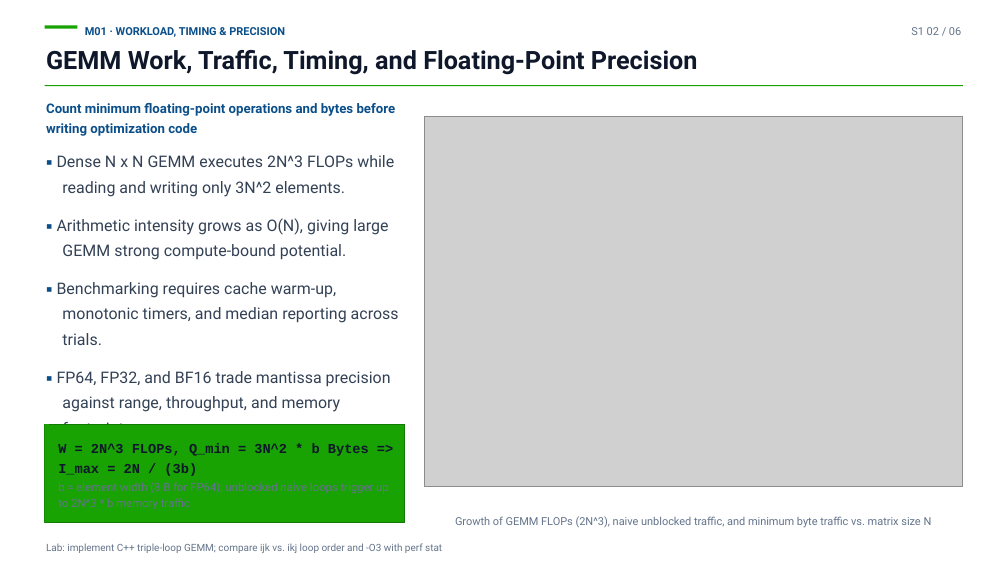
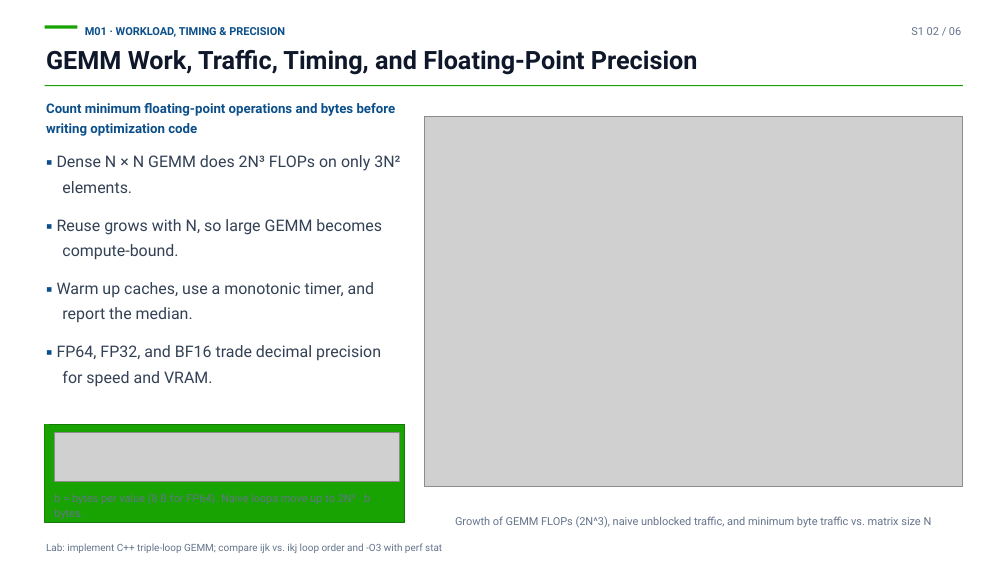
Before and after one commit to hkust-asc/asc27-curriculum, a slide deck: slide 2 of slides/pptx/01-stage1-foundations.pptx. Drawn at 1008x567 pixels with LibreOffice and Linux fonts; fonts in the diff are those of the drawing; grey boxes stand for pictures. Boxes give left, top, right and bottom in pixels: in the first picture for what was removed or moved away, otherwise in the second. Text is boxed around its words. In the diff, an @@ line names an element or a change of style, - is before the commit and + after.

```diff
--- a/slides/pptx/01-stage1-foundations.pptx
+++ b/slides/pptx/01-stage1-foundations.pptx
@@ text at (x1=57, y1=155, x2=400, y2=387): text changed @@
-▪ Dense N x N GEMM executes 2N^3 FLOPs while reading and writing only 3N^2 elements.
-▪ Arithmetic intensity grows as O(N), giving large GEMM strong compute-bound potential.
-▪ Benchmarking requires cache warm-up, monotonic timers, and median reporting across trials.
-▪ FP64, FP32, and BF16 trade mantissa precision against range, throughput, and memory footprint.
+▪ Dense N × N GEMM does 2N³ FLOPs on only 3N² elements.
+▪ Reuse grows with N, so large GEMM becomes compute-bound.
+▪ Warm up caches, use a monotonic timer, and report the median.
+▪ FP64, FP32, and BF16 trade decimal precision for speed and VRAM.
@@ picture added at (x1=54, y1=433, x2=400, y2=482) @@
@@ text "b = bytes per value ..." at (x1=54, y1=493, x2=370, y2=519): vertical alignment middle to top @@
@@ text at (x1=54, y1=493, x2=370, y2=519): text changed; size 10.8 to 10.4 pt @@
-W = 2N^3 FLOPs, Q_min = 3N^2 * b Bytes => I_max = 2N / (3b)
-b = element width (8 B for FP64); unblocked naive loops trigger up to 2N^3 * b memory traffic
+b = bytes per value (8 B for FP64). Naive loops move up to 2N³ · b bytes.
```
Also in this commit, not shown: 4 other slides changed, 22 other files.
